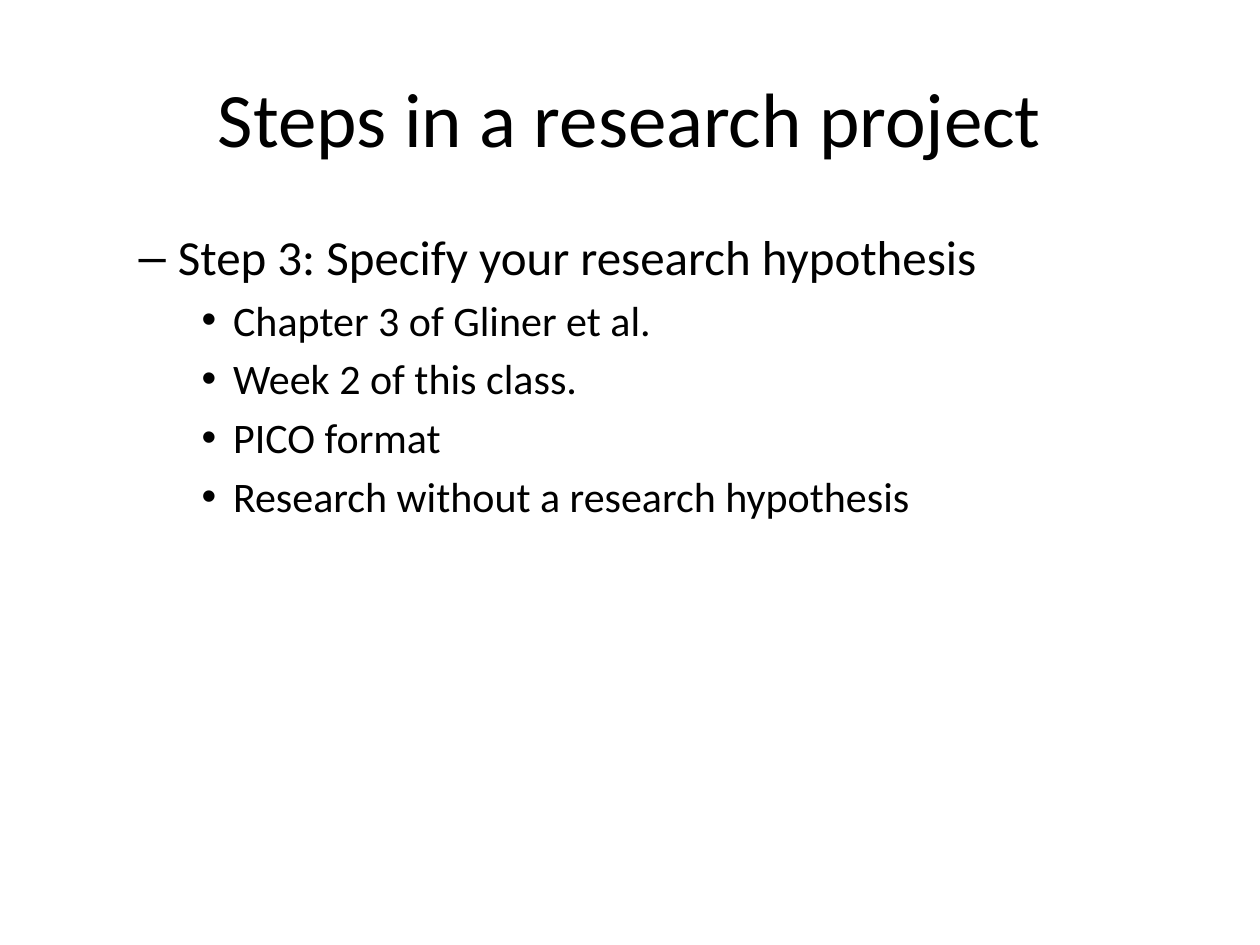
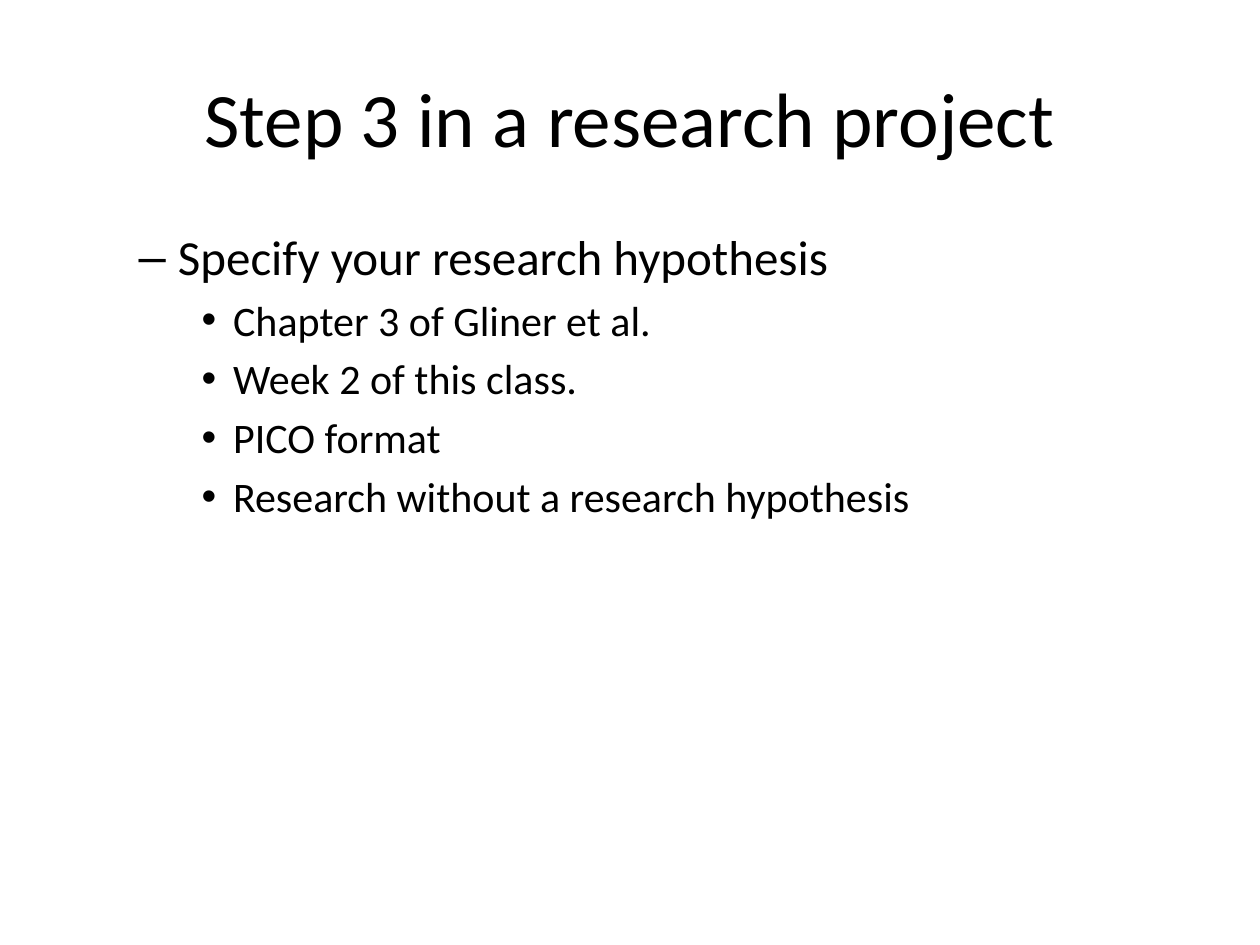
Before and after one commit to pmean/classes, a slide deck: slide 6 of clinical-research-methodology/results/video02-planning.pptx. Drawn at 1260x945 pixels with LibreOffice and Linux fonts; fonts in the diff are those of the drawing. Boxes give left, top, right and bottom in pixels: in the first picture for what was removed or moved away, otherwise in the second. Text is boxed around its words. In the diff, an @@ line names an element or a change of style, - is before the commit and + after.

```diff
--- a/clinical-research-methodology/results/video02-planning.pptx
+++ b/clinical-research-methodology/results/video02-planning.pptx
@@ title at bbox=[205, 93, 1053, 161]: text changed @@
-Steps in a research project
+Step 3 in a research project
@@ text at bbox=[178, 241, 827, 283]: text changed @@
-  – Step 3: Specify your research hypothesis
+  – Specify your research hypothesis
```
Also in this commit, not shown: 12 other slides changed, 17 other files.
